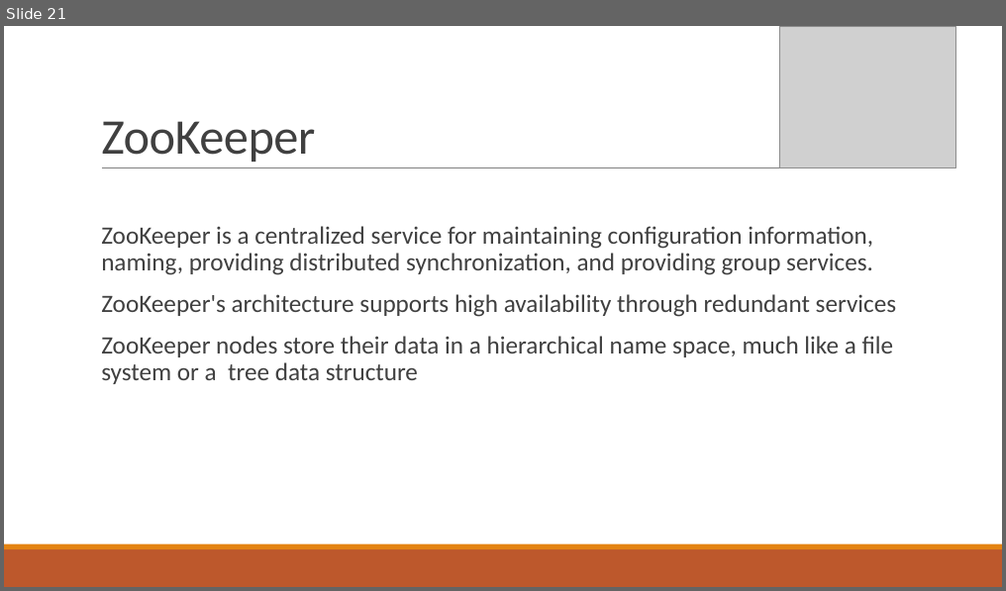
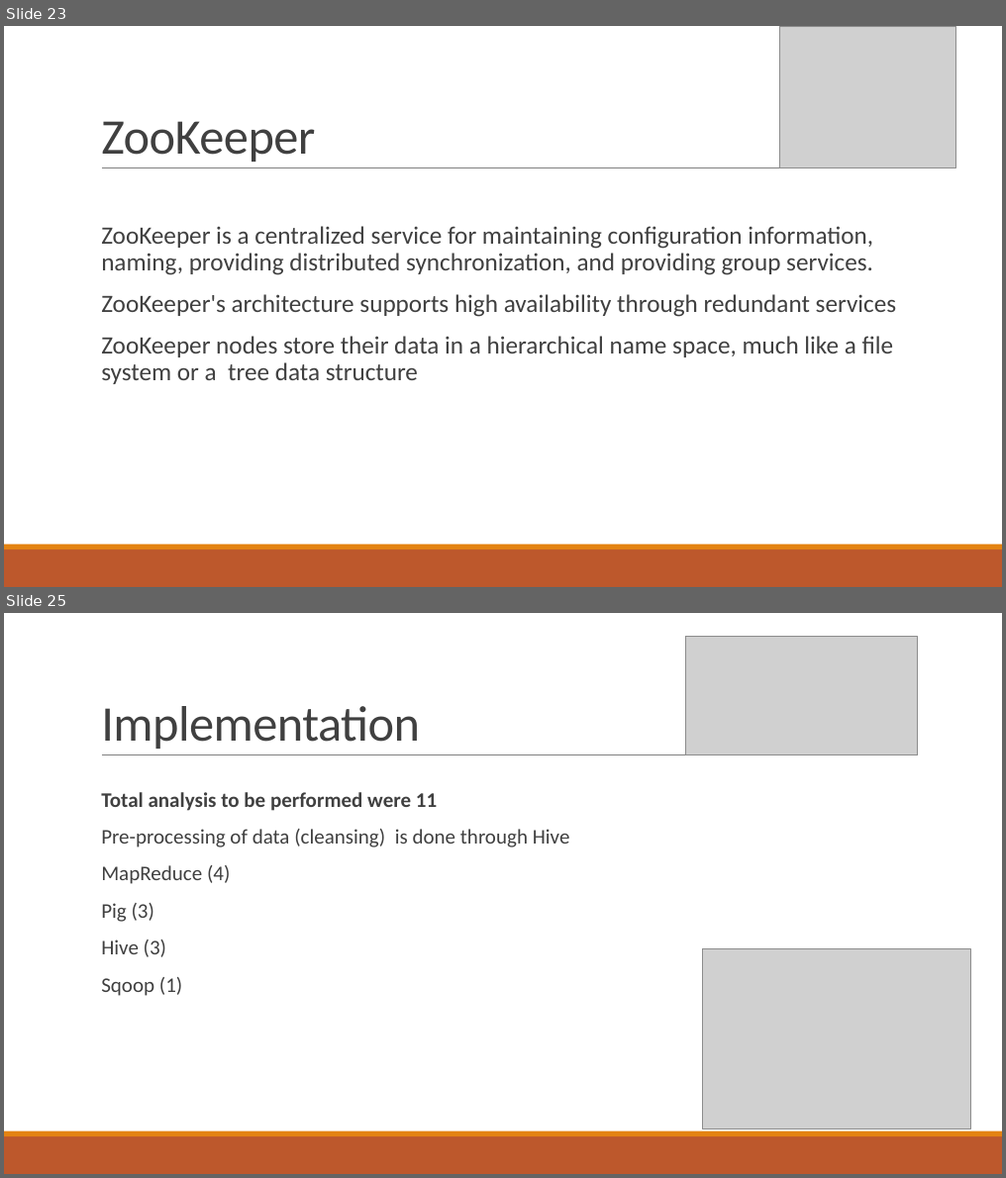
Before and after one commit to kkchaudhary11/H1B_Project, a slide deck: Big Data & Hadoop.pptx. Shown one above the other, each under a label of ours: slide 21 before the commit, slides 23 and 25 after it; the slides between them are not shown. The pictures are 1006x591 and 1006x1178 pixels, drawn with LibreOffice and Linux fonts; fonts in the diff are those of the drawing; grey boxes stand for pictures. Boxes give left, top, right and bottom in pixels: in the first picture for what was removed or moved away, otherwise in the second. Text is boxed around its words. In the diff, an @@ line names an element or a change of style, - is before the commit and + after.

```diff
--- a/Big Data & Hadoop.pptx
+++ b/Big Data & Hadoop.pptx
@@ slide 25 added at (x1=4, y1=613, x2=1002, y2=1174), background #FFFFFF; not listed: 3 template elements that a slide beside it also shows @@
@@ picture added at (x1=686, y1=636, x2=918, y2=756) @@
@@ title added at (x1=101, y1=706, x2=420, y2=749), 48 pt, text #404040 @@
+Implementation
@@ text added at (x1=101, y1=792, x2=570, y2=996), 20 pt, text #404040 @@
+  Total analysis to be performed were 11
+  Pre-processing of data (cleansing) is done through Hive
+  MapReduce (4)
+  Pig (3)
+  Hive (3)
+  Sqoop (1)
@@ picture added at (x1=703, y1=950, x2=971, y2=1130) @@
@@ what was slide 21 is now slide 23 @@
```
Also in this commit, not shown: 10 slides changed, 4 other slides added, 2 slides removed.
